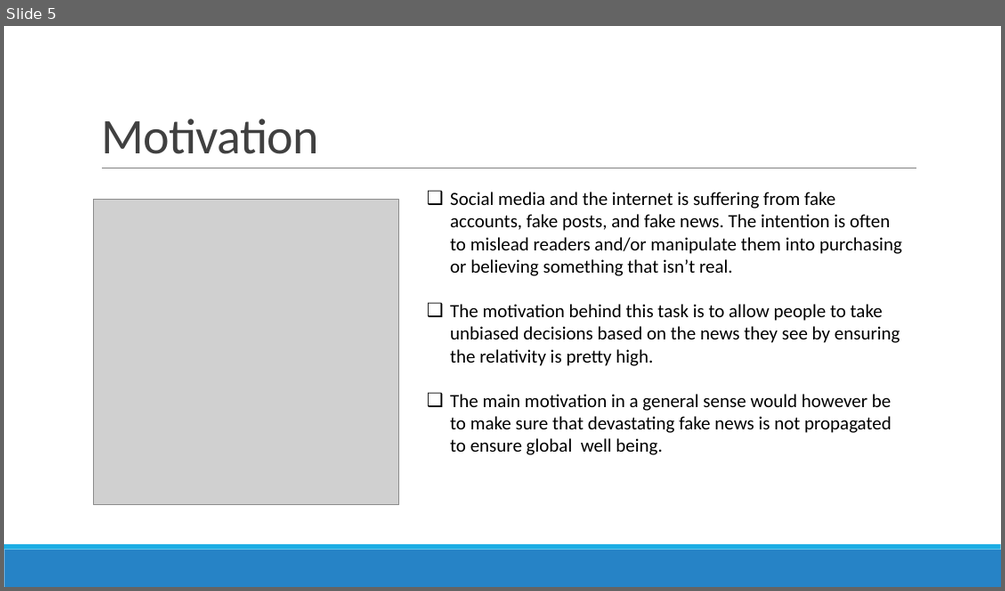
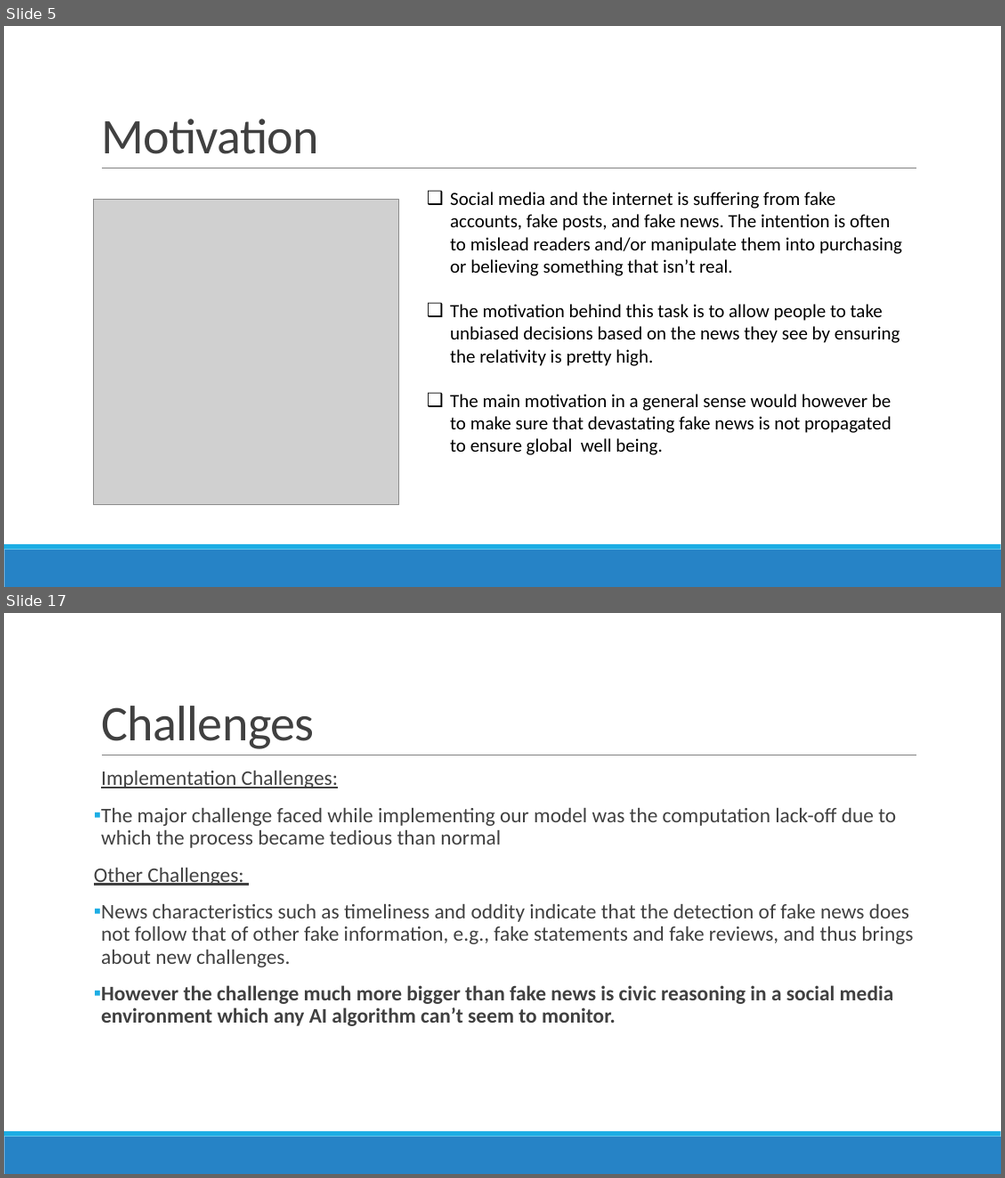
Before and after one commit to amansh45/fnc, a slide deck: SMAIPro.pptx. Shown one above the other, each under a label of ours: slide 5 before the commit, slides 5 and 17 after it; the slides between them are not shown. The pictures are 1005x591 and 1005x1178 pixels, drawn with LibreOffice and Linux fonts; fonts in the diff are those of the drawing; grey boxes stand for pictures. Boxes give left, top, right and bottom in pixels: in the first picture for what was removed or moved away, otherwise in the second. Text is boxed around its words. In the diff, an @@ line names an element or a change of style, - is before the commit and + after.

```diff
--- a/SMAIPro.pptx
+++ b/SMAIPro.pptx
@@ slide 17 added at (4, 613, 1001, 1174), background #FFFFFF; not listed: 3 template elements that a slide beside it also shows @@
@@ title added at (101, 706, 314, 749), 48 pt, text #404040 @@
+Challenges
@@ text added at (94, 771, 913, 1026), 20 pt, text #404040 @@
+  Implementation Challenges:
+▪ The major challenge faced while implementing our model was the computation lack-off due to which the process became tedious than normal
+Other Challenges:
+▪ News characteristics such as timeliness and oddity indicate that the detection of fake news does not follow that of other fake information, e.g., fake statements and fake reviews, and thus brings about new challenges.
+▪ However the challenge much more bigger than fake news is civic reasoning in a social media environment which any AI algorithm can’t seem to monitor.
```
Also in this commit, not shown: 2 slides changed, 12 other slides added, 4 slides removed.
